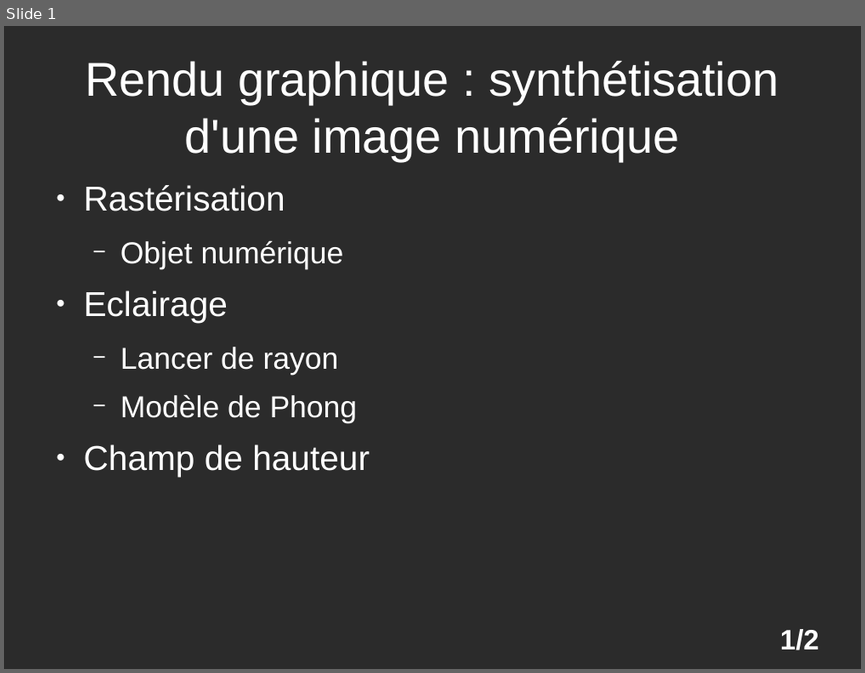
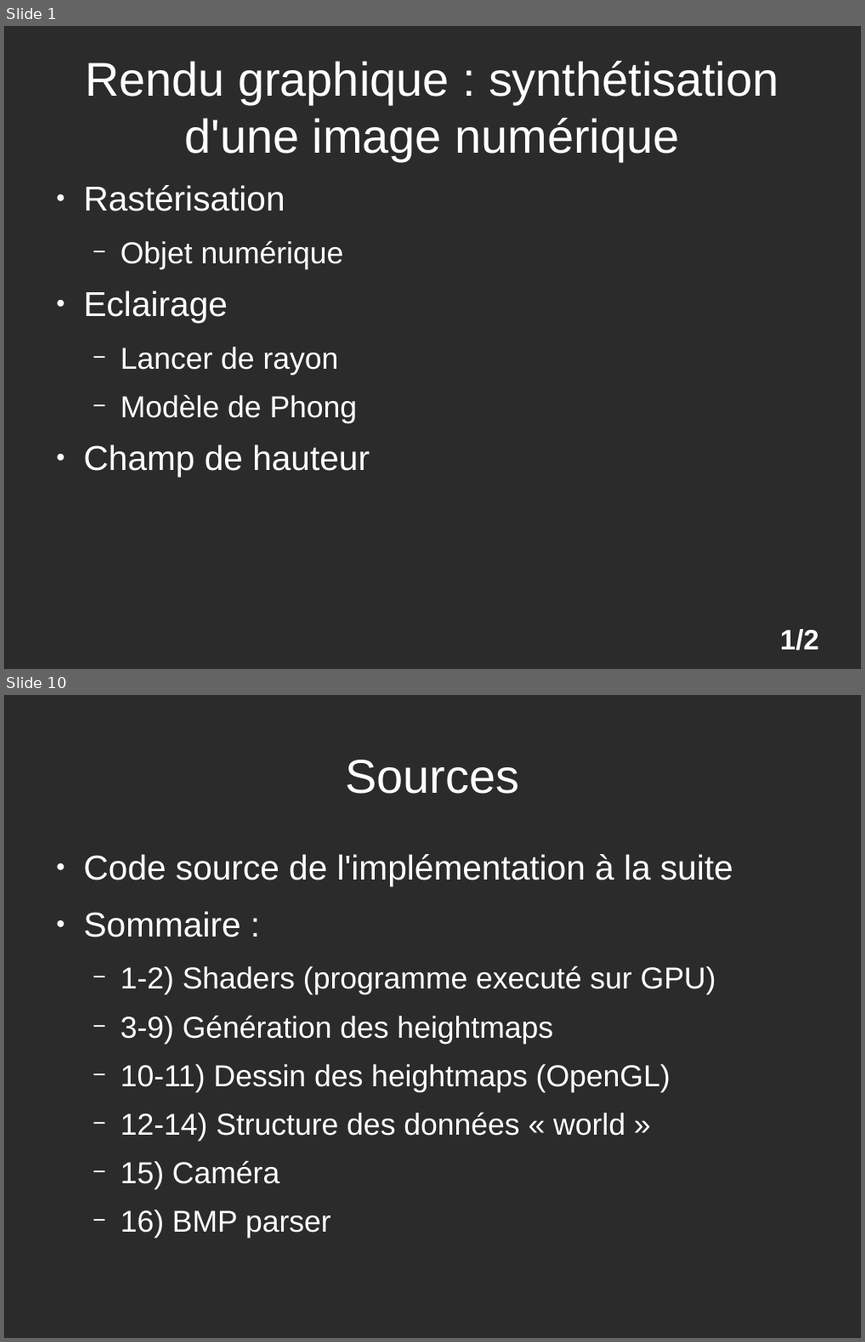
Before and after one commit to rpereira-dev/heightmaps_renderer, a slide deck: TIPE/presentation.odp. Shown one above the other, each under a label of ours: slide 1 before the commit, slides 1 and 10 after it; the slides between them are not shown. The pictures are 865x673 and 865x1342 pixels, drawn with LibreOffice and Linux fonts; fonts in the diff are those of the drawing; background and template pictures are left out; a plain dark background stands for a picture behind light text. Boxes give left, top, right and bottom in pixels: in the first picture for what was removed or moved away, otherwise in the second. Text is boxed around its words. In the diff, an @@ line names an element or a change of style, - is before the commit and + after.

Commit message:
world map

```diff
--- a/TIPE/presentation.odp
+++ b/TIPE/presentation.odp
@@ slide 10 added at bbox=[4, 695, 861, 1338], background picture (left out) @@
@@ title added at bbox=[345, 760, 519, 794], 44 pt, text #FFFFFF @@
+Sources
@@ text added at bbox=[84, 854, 733, 1237], 28 pt, text #FFFFFF @@
+● Code source de l'implémentation à la suite
+● Sommaire :
+  − 1-2) Shaders (programme executé sur GPU)
+  − 3-9) Génération des heightmaps
+  − 10-11) Dessin des heightmaps (OpenGL)
+  − 12-14) Structure des données « world »
+  − 15) Caméra
+  − 16) BMP parser
```
Also in this commit, not shown: 2 slides changed, 22 other slides added, 56 other files.
